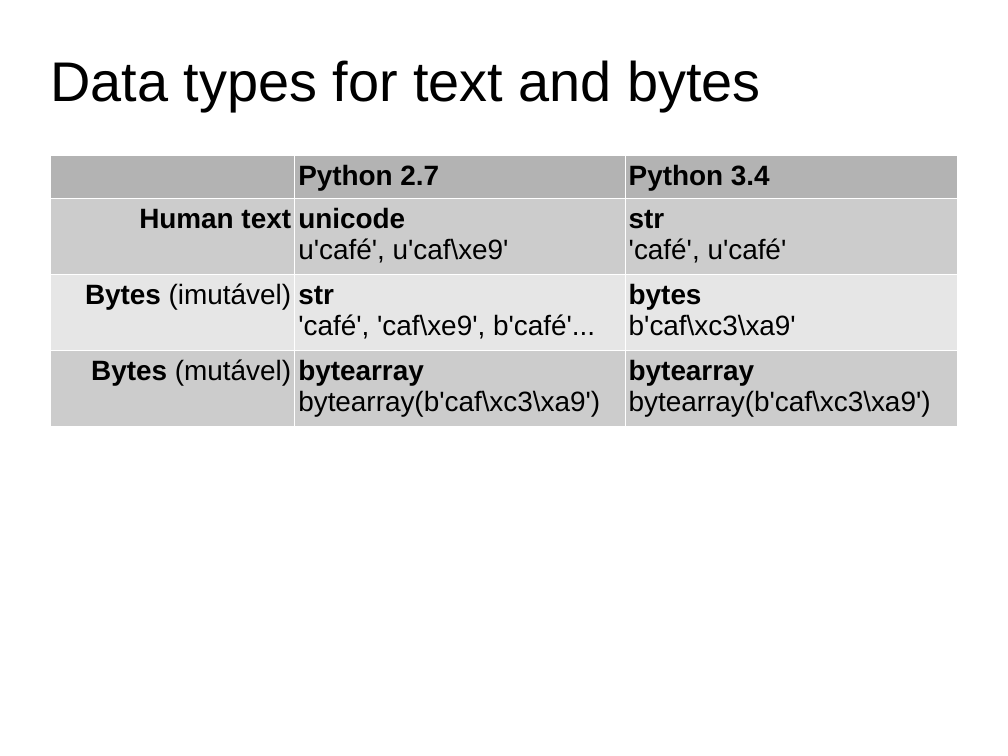
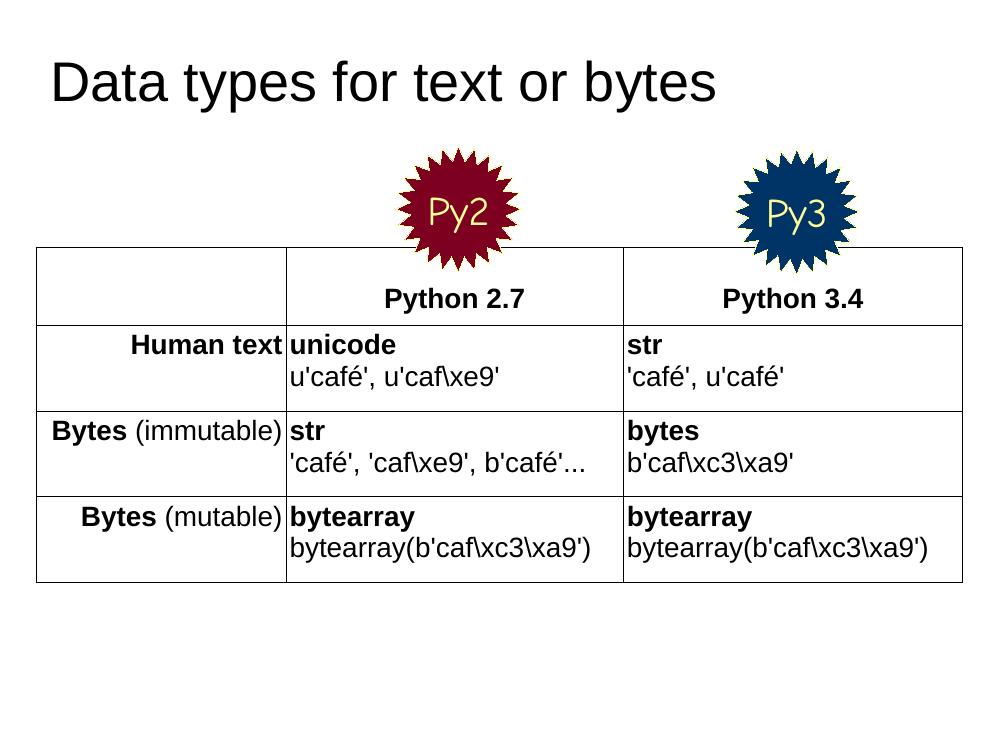
Before and after one commit to fluentpython/unicode-solutions, a slide deck: slide 8 of unicode-solutions.odp (slide 7 before the commit). Drawn at 1008x756 pixels with LibreOffice and Linux fonts; fonts in the diff are those of the drawing; background and template pictures are left out. Boxes give left, top, right and bottom in pixels: in the first picture for what was removed or moved away, otherwise in the second. Text is boxed around its words. In the diff, an @@ line names an element or a change of style, - is before the commit and + after.

```diff
--- a/unicode-solutions.odp
+++ b/unicode-solutions.odp
@@ title at [50,60,717,111]: text changed @@
-Data types for text and bytes
+Data types for text or bytes
@@ freeform shape added at [396,146,521,272], fill #7E0021, outline #FFFF99 0 pt, 32 pt, text #FFFF99 @@
+Py2
@@ freeform shape added at [735,149,860,274], fill #003366, outline #FFFF99 0 pt, 32 pt, text #FFFF99 @@
+Py3
@@ table at [37,247,963,583] @@
-row 3, column 1: Bytes (imutável)
+row 3, column 1: Bytes (immutable)
-row 4, column 1: Bytes (mutável)
+row 4, column 1: Bytes (mutable)
@@ fill #B3B3B3 to none in 2 cells @@
@@ fill #CCCCCC to none in 6 cells @@
@@ fill #E6E6E6 to none in row 3 @@
@@ alignment left to centre @@
@@ borders changed @@
@@ table: place and size @@
-table at [50,155,957,420]
+table at [37,247,963,583]
```
Also in this commit, not shown: 5 other slides changed, 12 slides added, 9 other files.
